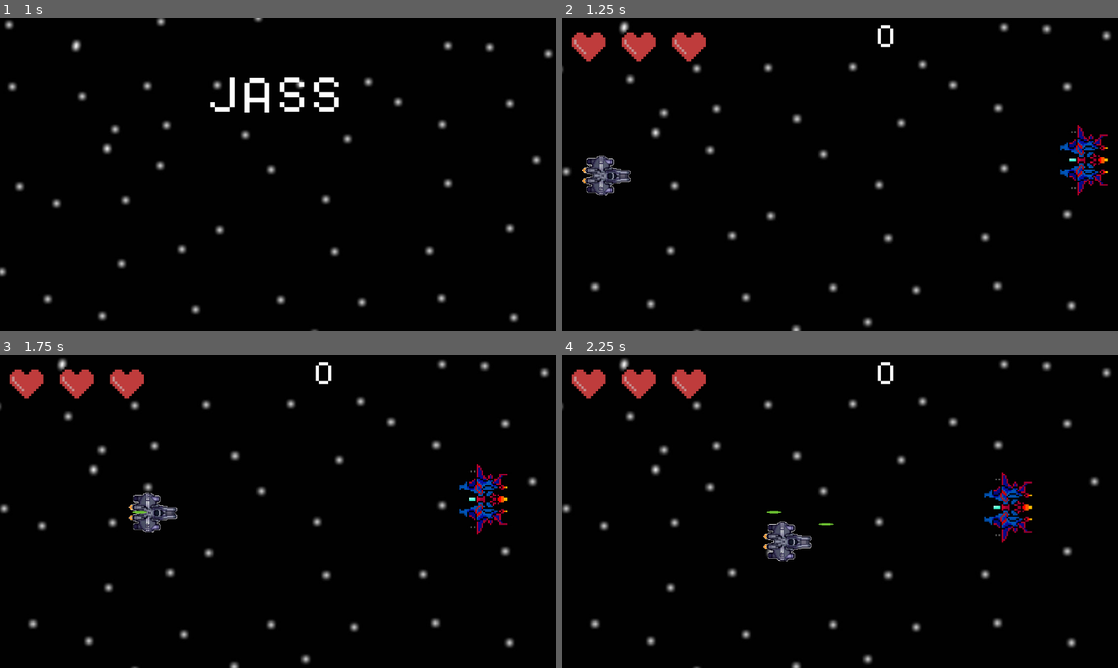
Above: before the commit, frames 1-4 (two rows, left to right).
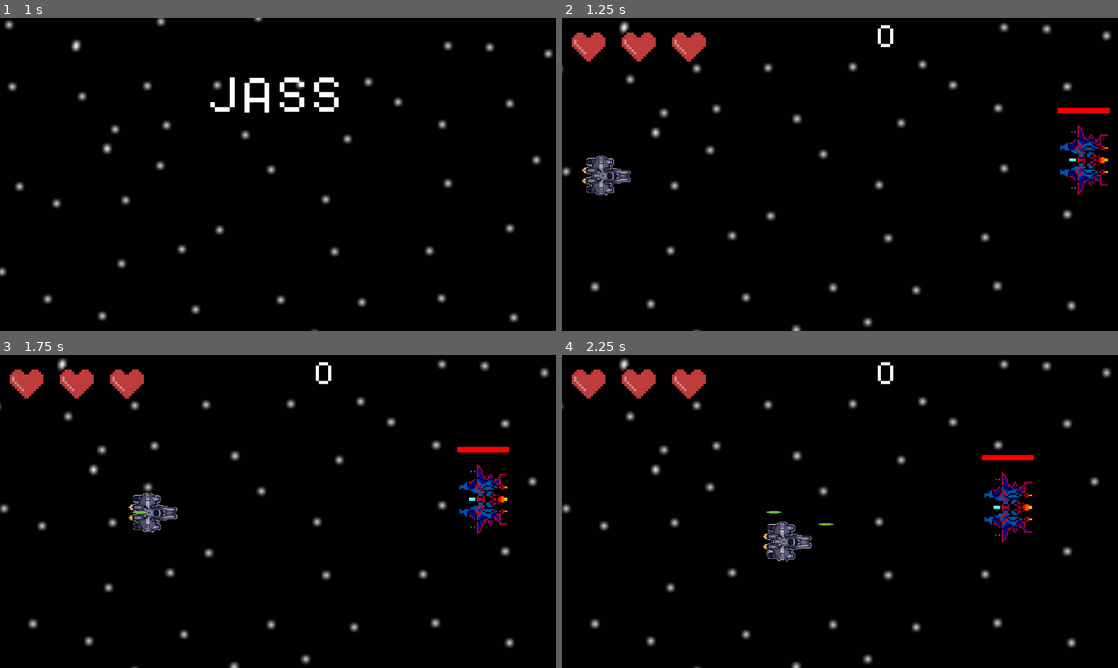
Above: after the commit, the same moments.

Repository: cofeek-codes/Space-Strike
Game: Godot game, scene res://scenes/ui/main_menu.tscn
Two runs of this game, one before a commit and one after it. Both use one fixed random seed, a clock stepped at 60 frames per second and the inputs below.
Inputs (mouse positions are in pixels of both pictures, inside the frame that each line leads up to):
- Up to frame 1 (1 s): click (300, 212) at 0.5 s
- Up to frame 2 (1.25 s): no input
- Up to frame 3 (1.75 s): move the mouse to (400, 495) at 1.27 s; hold D (move_right) from 1.28 s (still down); click (400, 495) at 1.35 s
- Up to frame 4 (2.25 s): move the mouse to (728, 527) at 2.02 s; release D (move_right) at 2.03 s; hold S (move_down) from 2.03 s (still down); click (728, 527) at 2.1 s

Frame 1 is identical in both runs. In frame 2, 0.2% of the frame differs, in the area x 89-99%, y 28-31%; in frame 3, 0.2%, in the area x 82-92%, y 29-32%; in frame 4, 0.2%.

Commit message:
curve enemy healthbar

Diff:
--- a/graphics/ui/theme.tres
+++ b/graphics/ui/theme.tres
@@ -9,4 +9,5 @@
 Button/fonts/font = ExtResource("1_em3cg")
 Button/styles/normal = SubResource("StyleBoxFlat_af7bn")
 Label/fonts/font = ExtResource("1_em3cg")
+ProgressBar/fonts/font = ExtResource("1_em3cg")
 RichTextLabel/fonts/normal_font = ExtResource("1_em3cg")
--- a/scenes/enemies/_enemies/curve_enemy.tscn
+++ b/scenes/enemies/_enemies/curve_enemy.tscn
@@ -1,10 +1,11 @@
-[gd_scene load_steps=13 format=3 uid="uid://c017vfwykfhoy"]
+[gd_scene load_steps=16 format=3 uid="uid://c017vfwykfhoy"]
 
 [ext_resource type="Texture2D" uid="uid://dinhjdkmt2xf2" path="res://assets/enemies/curve_enemy.png" id="1_2m6l4"]
 [ext_resource type="Script" path="res://scripts/enemies/curve_enemy.gd" id="1_b86ij"]
 [ext_resource type="Texture2D" uid="uid://rcwhsj1bbme2" path="res://assets/enemies/curve_enemy-hit-sheet.png" id="2_lx1iy"]
 [ext_resource type="Material" uid="uid://dtwdi1tju8edo" path="res://graphics/particle_systems/explosion_psm.tres" id="4_io53w"]
 [ext_resource type="AudioStream" uid="uid://bo7j87psymy0s" path="res://assets/audio/sfx/explosion.wav" id="5_4wb8w"]
+[ext_resource type="Theme" uid="uid://ciujumsfkul73" path="res://graphics/ui/theme.tres" id="6_hissh"]
 
 [sub_resource type="AtlasTexture" id="AtlasTexture_rx0id"]
 atlas = ExtResource("2_lx1iy")
@@ -166,6 +167,12 @@
 "hit": SubResource("Animation_3hpeq")
 }
 
+[sub_resource type="StyleBoxFlat" id="StyleBoxFlat_bmmn8"]
+bg_color = Color(0.745098, 0.745098, 0.745098, 1)
+
+[sub_resource type="StyleBoxFlat" id="StyleBoxFlat_34sev"]
+bg_color = Color(1, 0, 0, 1)
+
 [node name="CurveEnemy" type="Area2D" groups=["enemies"]]
 rotation = -1.5708
 scale = Vector2(0.3, 0.3)
@@ -204,5 +211,17 @@
 "": SubResource("AnimationLibrary_05t14")
 }
 
+[node name="HealthBar" type="ProgressBar" parent="."]
+offset_left = 323.334
+offset_top = -179.999
+offset_right = 362.334
+offset_bottom = 179.001
+theme = ExtResource("6_hissh")
+theme_override_styles/background = SubResource("StyleBoxFlat_bmmn8")
+theme_override_styles/fill = SubResource("StyleBoxFlat_34sev")
+max_value = 2.0
+fill_mode = 2
+show_percentage = false
+
 [connection signal="area_entered" from="." to="." method="_on_area_entered"]
 [connection signal="timeout" from="ShootCoolDownTimer" to="." method="_on_shoot_cool_down_timer_timeout"]
--- a/scripts/enemies/curve_enemy.gd
+++ b/scripts/enemies/curve_enemy.gd
@@ -11,6 +11,7 @@
 @onready var collider: CollisionPolygon2D = $Collider
 @onready var explosion_particles: GPUParticles2D = $ExplosionPS
 @onready var audio_player: AudioStreamPlayer = $AudioPlayer
+@onready var health_bar: ProgressBar = $HealthBar
 @onready var score: Control = $"../Score"
 
 @onready var explosion_sfx_stream = preload("res://assets/audio/sfx/explosion.wav")
@@ -38,18 +39,26 @@
 	queue_free()
 
 
-
-func get_hit():
-	print_debug("get_hit")
-	print("enemy health %d" % health)
+func take_damage():
 	animation_player.play("hit")
 	audio_player.stream = hit_sfx_stream
 	audio_player.pitch_scale = randf_range(0.5, 1.2)
 	audio_player.play()
 
+
+
+func get_hit():
+	health -= 1
+	health_bar.value = health
+	if health == 0:
+		die()
+	else:
+		take_damage()
+
 # Called when the node enters the scene tree for the first time.
 func _ready() -> void:
 	print_debug('curve enemy spawned')
+	health_bar.value = health
 
 
 # Called every frame. 'delta' is the elapsed time since the previous frame.
@@ -66,8 +75,4 @@
 
 func _on_area_entered(area: Area2D) -> void:
 	if area.is_in_group('player_bullets'):
-		health -= 1
-		if health == 0:
-			die()
-		else:
 			get_hit()
